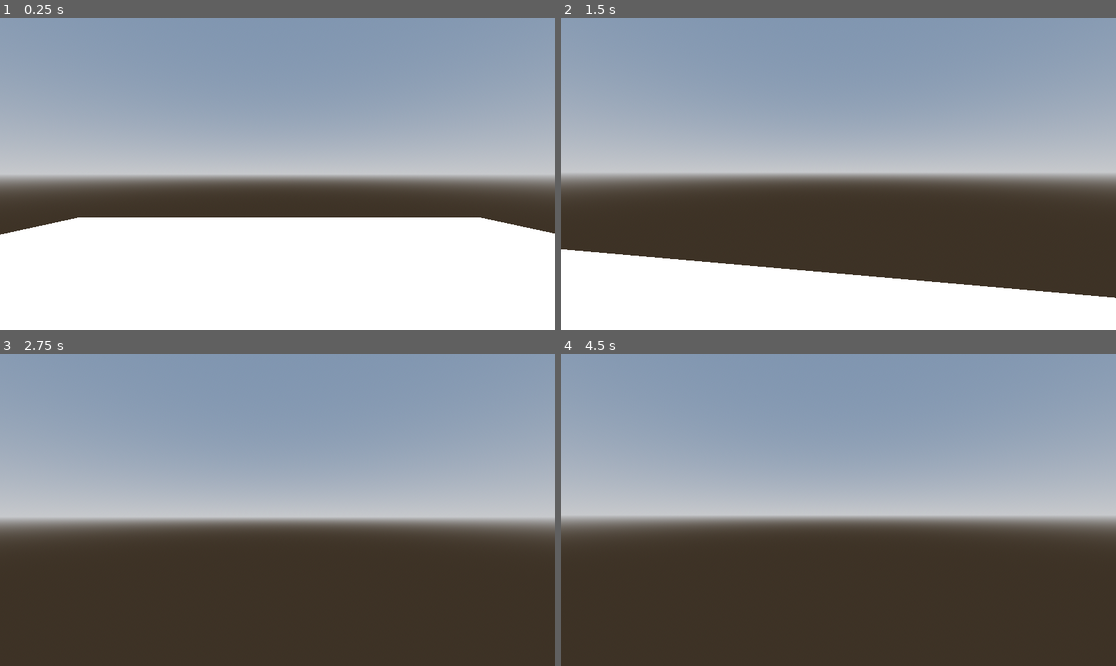
Above: before the commit, frames 1-4 (two rows, left to right).
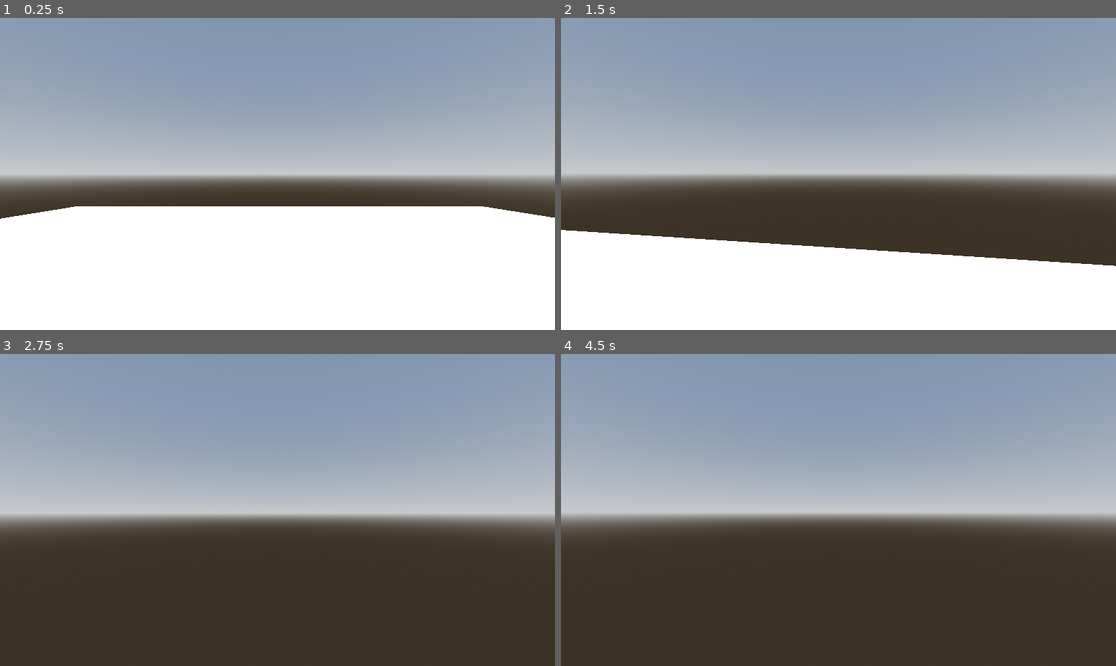
Above: after the commit, the same moments.

Repository: MrDragonMister/Raid_And_Rescue
Game: Godot game, scene res://node.tscn
Two runs of this game, one before a commit and one after it. Both use one fixed random seed, a clock stepped at 60 frames per second and the inputs below.
Inputs (mouse positions are in pixels of both pictures, inside the frame that each line leads up to):
- Up to frame 1 (0.25 s): no input
- Up to frame 2 (1.5 s): tap Enter (ui_accept) at 0.5, 0.77 s; move the mouse to (866, 174) at 0.52 s; hold Up (ui_up) from 0.53 s (still down); move the mouse to (810, 174) at 1.27 s
- Up to frame 3 (2.75 s): keep holding Up (ui_up); tap Enter (ui_accept) at 1.52 s; move the mouse to (288, 503) at 2.02 s
- Up to frame 4 (4.5 s): keep holding Up (ui_up); tap Enter (ui_accept) at 2.75, 3.02, 3.5, 3.77, 4.25 s; move the mouse to (832, 516) at 2.77 s; move the mouse to (877, 513) at 3.52 s; move the mouse to (794, 506) at 4.27 s

The runs differ from the first frame. In frame 1, 3.8% of the frame differs, in the area x 0-100%, y 60-70%; in frame 2, 8.2%, in the area x 0-100%, y 67-90%; in frame 3, 3.2%; in frame 4, 2.1%.

Commit message:
Player turns instead of camera

Diff:
--- a/Player.gd
+++ b/Player.gd
@@ -8,7 +8,8 @@
 
 @onready var head: Node3D = $Head
 @onready var camera1: Camera3D = $Head/Camera3D
-@onready var camera2: Camera3D = $Head/Camera3D2
+@onready var camera2: Camera3D = $Head/Campoint/Camera3D2
+@onready var player: CharacterBody3D = $"."
 var active_camera: Camera3D
 
 
@@ -35,7 +36,7 @@
 
 func _unhandled_input(event: InputEvent) -> void:
 	if event is InputEventMouseMotion:
-		head.rotate_y(-event.relative.x * SENSITIVITY)
+		player.rotate_y(-event.relative.x * SENSITIVITY)
 		active_camera.rotate_x(-event.relative.y * SENSITIVITY)
 		active_camera.rotation.x = clamp(active_camera.rotation.x, deg_to_rad(-40), deg_to_rad(60))
 
@@ -52,7 +53,7 @@
 	# Get the input direction and handle the movement/deceleration.
 	# As good practice, you should replace UI actions with custom gameplay actions.
 	var input_dir: Vector2 = Input.get_vector("ui_left", "ui_right", "ui_up", "ui_down")
-	var direction: Vector3 = (head.transform.basis * Vector3(input_dir.x, 0, input_dir.y)).normalized()
+	var direction: Vector3 = (player.transform.basis * Vector3(input_dir.x, 0, input_dir.y)).normalized()
 	if direction.length() > 0:
 		velocity.x = direction.x * SPEED
 		velocity.z = direction.z * SPEED
--- a/node.tscn
+++ b/node.tscn
@@ -14,7 +14,7 @@
 sky = SubResource("Sky_qouwx")
 tonemap_mode = 2
 
-[sub_resource type="CapsuleMesh" id="CapsuleMesh_0jytv"]
+[sub_resource type="BoxMesh" id="BoxMesh_peee1"]
 
 [sub_resource type="StandardMaterial3D" id="StandardMaterial3D_4tr4v"]
 vertex_color_use_as_albedo = true
@@ -44,17 +44,21 @@
 script = ExtResource("1_wcbn5")
 
 [node name="MeshInstance3D" type="MeshInstance3D" parent="Player"]
+transform = Transform3D(1.00267, 0, 0, 0, 1.00267, 0, 0, 0, 1.00267, 0, 0, 0)
 layers = 2
-mesh = SubResource("CapsuleMesh_0jytv")
+mesh = SubResource("BoxMesh_peee1")
 surface_material_override/0 = SubResource("StandardMaterial3D_4tr4v")
 
 [node name="CollisionShape3D" type="CollisionShape3D" parent="Player"]
 shape = SubResource("ConvexPolygonShape3D_2dug5")
 
 [node name="Head" type="Node3D" parent="Player"]
-transform = Transform3D(1, -0.000105745, -0.000212826, 0.000105693, 1, -0.000279043, 0.000212853, 0.000279023, 1, 0, 0.754013, 0)
+transform = Transform3D(1, 0, 0, 0, 2.08568, 0, 0, 0, 1, 0, -0.116039, 0)
 
 [node name="Camera3D" type="Camera3D" parent="Player/Head"]
+transform = Transform3D(1, 0, 0, 0, 0.479459, 0, 0, 0, 1, 0, 0.198522, 0)
 
-[node name="Camera3D2" type="Camera3D" parent="Player/Head"]
-transform = Transform3D(1, -0.00012446, 2.40847e-05, 9.43668e-05, 0.857742, 0.51408, -8.46378e-05, -0.51408, 0.857742, 0, 2, 4)
+[node name="Campoint" type="Node3D" parent="Player/Head"]
+
+[node name="Camera3D2" type="Camera3D" parent="Player/Head/Campoint"]
+transform = Transform3D(1, -0.000212539, 2.69877e-05, 9.43668e-05, 0.460811, 0.132418, -8.46378e-05, -0.276183, 0.961105, 1.01863e-10, 2, 4)
